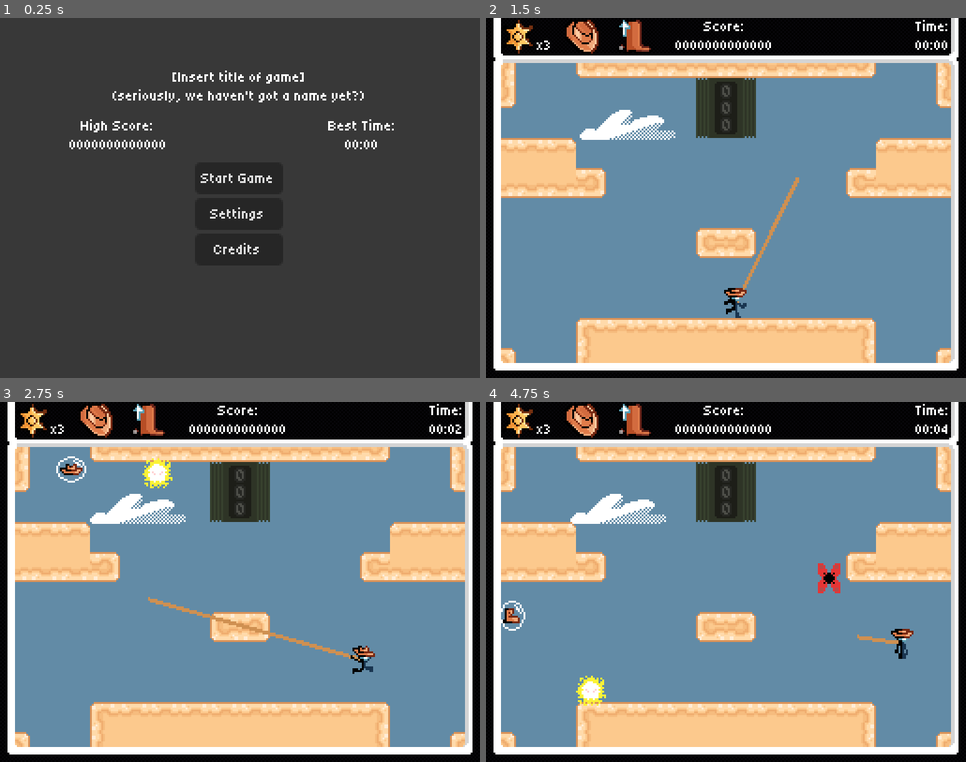
Above: before the commit, frames 1-4 (two rows, left to right).
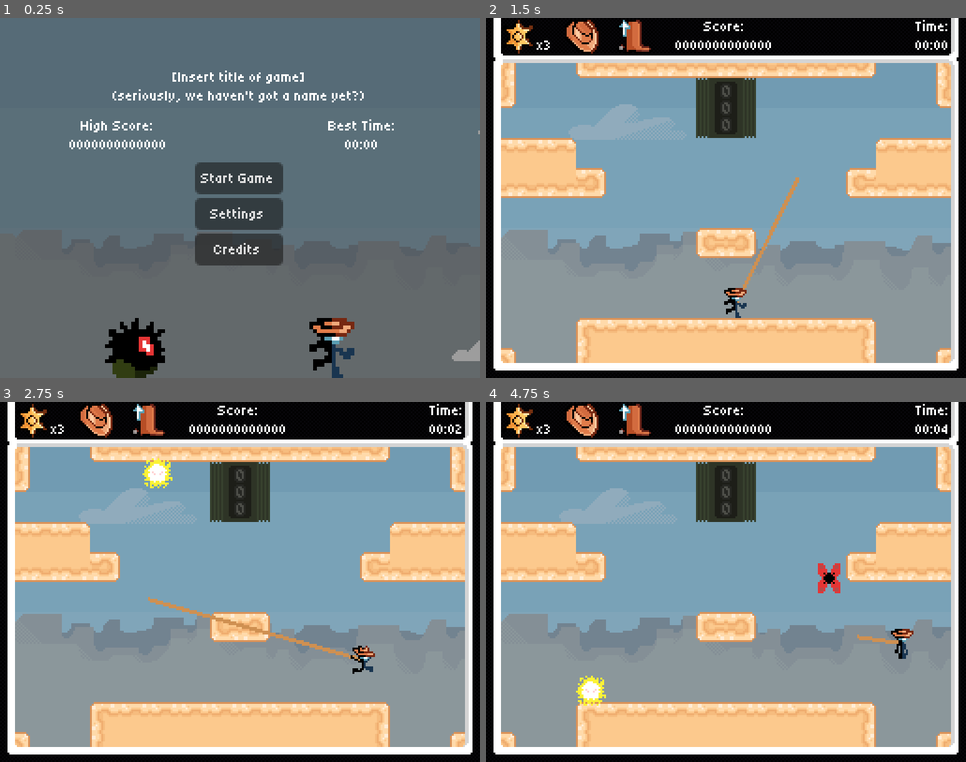
Above: after the commit, the same moments.

Repository: Jcodefox/GMTK-2025
Game: Godot game, scene res://scenes/topscenes/title_topscene.tscn
The game is run twice, just before and just after one commit, with the same random seed, the same clock (stepped at 60 frames per second) and the same inputs.
Inputs (mouse positions are in pixels of both pictures, inside the frame that each line leads up to):
- Up to frame 1 (0.25 s): no input
- Up to frame 2 (1.5 s): click "Start Game" at 0.5 s; move the mouse to (831, 180) at 1.27 s; press the mouse at (831, 180) at 1.28 s; hold D (move_right) from 1.28 s (still down)
- Up to frame 3 (2.75 s): keep holding D (move_right); tap Space (move_jump) at 1.52, 2.27 s; move the mouse to (144, 600) at 2.02 s; release the mouse at (144, 600) at 2.03 s; click (144, 600) at 2.1 s
- Up to frame 4 (4.75 s): move the mouse to (774, 502) at 2.77 s; release D (move_right) at 2.78 s; press the mouse at (774, 502) at 2.78 s; hold A (move_left) 2.78-3.53 s; move the mouse to (702, 654) at 3.52 s; release the mouse at (702, 654) at 3.53 s; hold D (move_right) from 3.53 s (still down); click (702, 654) at 3.6 s; tap Space (move_jump) at 3.77, 4.52 s; move the mouse to (870, 636) at 4.27 s; press the mouse at (870, 636) at 4.28 s

The runs differ from the first frame. In frame 1, 97% of the frame differs, in the area x 0-100%, y 0-100%; in frame 2, 25%; in frame 3, 25%; in frame 4, 25%.

Commit message:
Do some decoration

Diff:
--- a/scenes/prefabs/enemies/bubble.tscn
+++ b/scenes/prefabs/enemies/bubble.tscn
@@ -15,7 +15,7 @@
 sprite_frames = ExtResource("2_j53f6")
 animation = &"points"
 autoplay = "boot"
-frame_progress = 0.0751828
+frame_progress = 0.0344697
 
 [node name="CollisionShape2D" type="CollisionShape2D" parent="."]
 shape = SubResource("CircleShape2D_ftmly")
--- a/scenes/topscenes/gameplay_topscene.tscn
+++ b/scenes/topscenes/gameplay_topscene.tscn
@@ -11,6 +11,7 @@
 [ext_resource type="PackedScene" path="res://scenes/prefabs/pause_menu.tscn" id="8_d18oc"]
 [ext_resource type="PackedScene" uid="uid://ni48dlph7c7c" path="res://scenes/prefabs/enemy_spawner.tscn" id="9_d18oc"]
 [ext_resource type="PackedScene" uid="uid://dp7poqfx4r2a5" path="res://scenes/prefabs/enemies/bubble.tscn" id="11_df8f4"]
+[ext_resource type="Texture2D" uid="uid://uyedc1kk76dd" path="res://assets/art/terrain/background_all_together.png" id="12_iube2"]
 
 [node name="GameplayTopscene" type="Node2D"]
 
@@ -22,13 +23,9 @@
 [node name="BackCanvasLayer" type="CanvasLayer" parent="."]
 layer = -128
 
-[node name="BackColor" type="ColorRect" parent="BackCanvasLayer"]
-anchors_preset = 15
-anchor_right = 1.0
-anchor_bottom = 1.0
-grow_horizontal = 2
-grow_vertical = 2
-color = Color(0.3835, 0.5434, 0.65, 1)
+[node name="BackgroundAllTogether" type="Sprite2D" parent="BackCanvasLayer"]
+position = Vector2(128, 96)
+texture = ExtResource("12_iube2")
 
 [node name="CloudA1" type="Sprite2D" parent="BackCanvasLayer"]
 texture = ExtResource("5_emnkm")
@@ -46,6 +43,14 @@
 [node name="CloudB2" type="Sprite2D" parent="BackCanvasLayer"]
 texture = ExtResource("6_ed28v")
 script = ExtResource("6_rfs2g")
+
+[node name="BackColor" type="ColorRect" parent="BackCanvasLayer"]
+anchors_preset = 15
+anchor_right = 1.0
+anchor_bottom = 1.0
+grow_horizontal = 2
+grow_vertical = 2
+color = Color(0.352941, 0.509804, 0.611765, 0.67451)
 
 [node name="HudCanvasLayer" type="CanvasLayer" parent="."]
 layer = 64
@@ -79,11 +84,5 @@
 
 [node name="Bubble" parent="." instance=ExtResource("11_df8f4")]
 position = Vector2(-20, 147)
-min_time_to_appear = 0.0
-max_time_to_appear = 0.0
-bubble_lifespan = 10.0
-speed = 25.0
 spawn_points = Array[Vector2]([Vector2(0, 128), Vector2(0, 56), Vector2(256, 56), Vector2(256, 128)])
 spawn_move_left = Array[bool]([false, false, true, true])
-default_gravity = 625.0
-time_until_enemy_hurts = 1.0
--- a/scenes/topscenes/title_topscene.tscn
+++ b/scenes/topscenes/title_topscene.tscn
@@ -1,8 +1,14 @@
-[gd_scene load_steps=4 format=3 uid="uid://bwd23iblylkty"]
+[gd_scene load_steps=10 format=3 uid="uid://bwd23iblylkty"]
 
 [ext_resource type="Script" uid="uid://2jgx211gio68" path="res://scripts/prefabs/title_topscene.gd" id="1_gbtve"]
 [ext_resource type="Theme" uid="uid://bk5ddumg2jusp" path="res://assets/style/text.tres" id="1_yqnk8"]
+[ext_resource type="Texture2D" uid="uid://uyedc1kk76dd" path="res://assets/art/terrain/background_all_together.png" id="2_ldj3o"]
+[ext_resource type="Texture2D" uid="uid://bwx4duhuh37jy" path="res://assets/art/terrain/cloud 1.png" id="2_w03pc"]
 [ext_resource type="Script" path="res://scripts/credits.gd" id="3_68jhd"]
+[ext_resource type="Script" uid="uid://cbsnpfn5tcbcj" path="res://scripts/prefabs/cloud.gd" id="3_ldj3o"]
+[ext_resource type="Texture2D" uid="uid://cwak838kpjbeg" path="res://assets/art/terrain/cloud 2.png" id="4_24bie"]
+[ext_resource type="SpriteFrames" uid="uid://bf6o51up71rto" path="res://assets/art/player/player_sprite_frames.tres" id="4_org65"]
+[ext_resource type="SpriteFrames" uid="uid://dx8m1e462tv15" path="res://assets/art/enemies/spikro_sprite_frames.tres" id="4_tijst"]
 
 [node name="TitleTopscene" type="Control"]
 layout_mode = 3
@@ -13,16 +19,41 @@
 grow_vertical = 2
 script = ExtResource("1_gbtve")
 
-[node name="ColorRect" type="ColorRect" parent="."]
-layout_mode = 0
-offset_right = 256.0
-offset_bottom = 192.0
-color = Color(0.219501, 0.219501, 0.219501, 1)
-
 [node name="Buttons" type="Control" parent="."]
 anchors_preset = 0
 offset_right = 256.0
 offset_bottom = 192.0
+
+[node name="BackgroundAllTogether" type="Sprite2D" parent="Buttons"]
+position = Vector2(128, 96)
+texture = ExtResource("2_ldj3o")
+
+[node name="BackColor2" type="ColorRect" parent="Buttons"]
+layout_mode = 1
+anchors_preset = 15
+anchor_right = 1.0
+anchor_bottom = 1.0
+grow_horizontal = 2
+grow_vertical = 2
+color = Color(0.352941, 0.509804, 0.611765, 0.67451)
+
+[node name="CloudA1" type="Sprite2D" parent="Buttons/BackColor2"]
+texture = ExtResource("2_w03pc")
+script = ExtResource("3_ldj3o")
+
+[node name="CloudA2" type="Sprite2D" parent="Buttons/BackColor2"]
+texture = ExtResource("2_w03pc")
+script = ExtResource("3_ldj3o")
+
+[node name="CloudB2" type="Sprite2D" parent="Buttons/BackColor2"]
+texture = ExtResource("4_24bie")
+script = ExtResource("3_ldj3o")
+
+[node name="ColorRect" type="ColorRect" parent="Buttons"]
+layout_mode = 0
+offset_right = 256.0
+offset_bottom = 192.0
+color = Color(0.235294, 0.235294, 0.235294, 0.501961)
 
 [node name="Title" type="RichTextLabel" parent="Buttons"]
 layout_mode = 1
@@ -108,6 +139,20 @@
 text = "Credits
 "
 metadata/_edit_use_anchors_ = true
+
+[node name="AnimatedSprite2D" type="AnimatedSprite2D" parent="Buttons"]
+position = Vector2(177, 176)
+scale = Vector2(2, 2)
+sprite_frames = ExtResource("4_org65")
+animation = &"run_right"
+autoplay = "run_right"
+
+[node name="AnimatedSprite2D2" type="AnimatedSprite2D" parent="Buttons"]
+position = Vector2(72, 176)
+scale = Vector2(2, 2)
+sprite_frames = ExtResource("4_tijst")
+autoplay = "default"
+flip_h = true
 
 [node name="Credits" type="Control" parent="."]
 visible = false
Binary file added: assets/art/player/bush_and_cacti_tileset.png
Not shown, added: assets/art/player/bush_and_cacti_tileset.png.import
Binary file added: assets/art/terrain/background_all_together.png
Not shown, added: assets/art/terrain/background_all_together.png.import
Not shown: 1 places in scenes/topscenes/gameplay_topscene.tscn that only renumber resources
